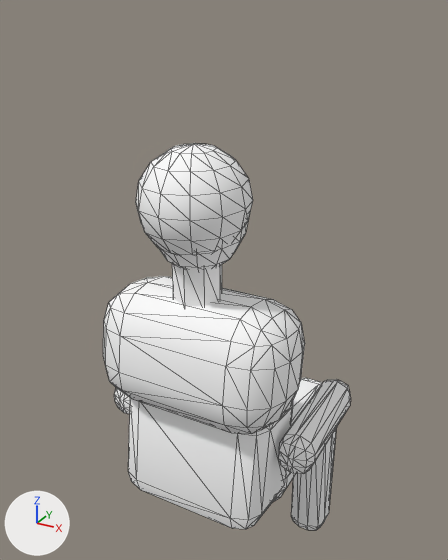
The glTF model public/models/person-a.glb as it was, and as the next commit left it.
Camera for both pictures: a camera (50 mm lens) standing at (0.587, -1.089, 1.515) and looking at (-0.074, 0.112, 0.915). The axes (+X, +Y, +Z) are drawn at lower left. The lights are the same throughout. The older version comes first. Mesh edges are drawn as thin lines. Vertices at exactly the same position are counted once.

Before the edit, the objects in view are built like this:
```python
me_person_a = bpy.data.meshes.new('person-a')
me_person_a.from_pydata(...)  # 676 vertices, 1308 faces; spans x -0.4..0.4, y -0.53..0.53, z -1.0..1.0
me_person_a.materials.append(mat_seat)
ob_person_a = bpy.data.objects.new('person-a', me_person_a)
ob_person_a.location = (0.0, 0.084, 0.656)
ob_person_a.scale = (0.636, 0.636, 0.636)
```
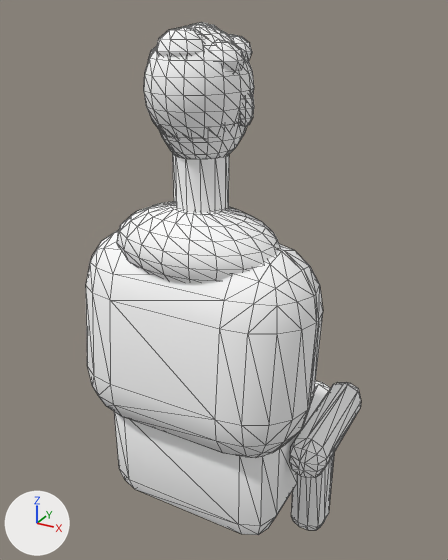
The edits, one by one:
me_person_a is used by ob_person_a; location (0.0, 0.084, 0.656); scale (0.636, 0.636, 0.636).
me_person_a had 676 vertices, 1308 faces and spanned x -0.4..0.4, y -0.53..0.53, z -1.0..1.0.
me_person_a now has 1546 vertices, 3012 faces and spans x -0.38..0.38, y -0.47..0.47, z -1.0..1.0.
me_person_a part 1: a new loose piece, a UV sphere (20 segments, 10 rings, poles along z) spanning x -0.23..0.23, y -0.44..-0.11, z 0.37..0.57, in mat_seat.
me_person_a part 2: the loose piece of 56 vertices spanning x -0.27..0.27, y -0.47..-0.08, z -0.3..0.19 is multiplied about its middle by the matrix ((1.013, 0.0, 0.0), (0.0, 0.857, -0.12), (0.0, 0.115, 0.82)), then moved by (0.0, 0.04, -0.13).
me_person_a part 3: a new loose piece, a 12-sided cylinder along z spanning x -0.07..0.07, y -0.32..-0.18, z 0.48..0.7, in mat_seat.
me_person_a part 4: a new loose piece, a UV sphere (18 segments, 12 rings, poles along z) spanning x -0.11..0.11, y -0.37..-0.1, z 0.67..0.98, in mat_seat.
me_person_a part 5: the loose piece of 56 vertices spanning x -0.4..-0.28, y -0.34..0.14, z -0.06..0.08 is scaled about its middle by 0.863, then moved by (0.01, 0.03, -0.14).
me_person_a part 6: a new loose piece, an icosphere of 80 faces spanning x 0.095..0.13, y -0.26..-0.197, z 0.768..0.86, in mat_seat.
me_person_a part 7: the loose piece of 56 vertices spanning x 0.04..0.28, y -0.27..0.39, z -0.32..-0.11 is scaled about its middle by 0.864, then moved by (-0.02, 0.01, -0.11).
me_person_a part 8: the loose piece of 56 vertices spanning x 0.07..0.24, y 0.34..0.53, z -1.0..-0.31 is scaled about its middle by 0.864, then moved by (-0.02, -0.04, -0.05).
me_person_a part 9: the loose piece of 56 vertices spanning x 0.28..0.4, y -0.34..0.14, z -0.06..0.08 is scaled about its middle by 0.863, then moved by (-0.01, 0.03, -0.14).
me_person_a part 10: a new loose piece, a UV sphere (18 segments, 12 rings, poles along z) spanning x -0.13..0.13, y -0.4..-0.1, z 0.71..1.0, in mat_seat.
me_person_a part 11: a new loose piece, a UV sphere (10 segments, 6 rings, poles along z) spanning x -0.064..0.064, y -0.378..-0.256, z 0.894..0.992, in mat_seat.
me_person_a part 12: a new loose piece, a UV sphere (10 segments, 6 rings, poles along z) spanning x 0.011..0.125, y -0.33..-0.222, z 0.879..0.966, in mat_seat.
me_person_a part 13: a new loose piece, a UV sphere (10 segments, 6 rings, poles along z) spanning x -0.057..0.057, y -0.29..-0.181, z 0.913..1.0, in mat_seat.
me_person_a part 14: the loose piece of 96 vertices spanning x -0.33..0.33, y -0.52..-0.12, z 0.11..0.53 is rebuilt with 152 vertices and now spans x -0.34..0.34, y -0.47..-0.08, z -0.1..0.49.
me_person_a part 15: the loose piece of 16 vertices spanning x -0.08..0.08, y -0.41..-0.26, z 0.51..0.67 is deleted.
me_person_a part 16: 1 vertex moved within x 0.08, y -0.2, z 0.9; 171 vertices removed from x -0.17..0.17, y -0.53..-0.16, z 0.61..1.0; 51 vertices added at x 0.0..0.1, y -0.24..-0.15, z 0.9..0.97.
Other edits to the shape of me_person_a do not show in these pictures.
Object 'person-a' (ob_person_a) moves from (0.0, 0.084, 0.656) to (0.0, 0.073, 0.756).
Object 'person-a' (ob_person_a) is rescaled from (0.636, 0.636, 0.636) to (0.736, 0.736, 0.736).

Location of each change, (x1, y1, x2, y2) in pixels of the pictures (448 x 560 px; the box of a moved part takes in the faces that stretch with it):
'person-a', reshaped, moved, rescaled (11% wider, 32% taller): before (103, 143, 351, 530); after (86, 22, 361, 535)
part 1 of me_person_a, added: after (117, 202, 280, 283)
part 2 of me_person_a, moved or reshaped: before (128, 398, 293, 529); after (114, 411, 300, 535)
part 3 of me_person_a, added: after (173, 153, 229, 213)
part 4 of me_person_a, added: after (160, 121, 247, 159)
part 5 of me_person_a, moved or reshaped (not visible afterwards): before (114, 388, 130, 414)
part 6 of me_person_a, added: after (240, 93, 254, 127)
part 7 of me_person_a, moved or reshaped: before (273, 378, 322, 502); after (301, 381, 331, 430)
part 8 of me_person_a, moved or reshaped: before (291, 429, 336, 530); after (291, 454, 334, 530)
part 9 of me_person_a, moved or reshaped: before (279, 379, 351, 474); after (290, 382, 361, 478)
part 10 of me_person_a, added: after (144, 25, 254, 139)
part 11 of me_person_a, added: after (156, 27, 207, 57)
part 12 of me_person_a, added: after (211, 40, 245, 72)
part 13 of me_person_a, added (mostly hidden): after (189, 22, 220, 30)
part 14 of me_person_a, rebuilt (17% wider, 45% taller): before (103, 276, 305, 433); after (86, 230, 323, 458)
part 15 of me_person_a, deleted: before (172, 264, 222, 307)
part 16 of me_person_a, cut back: before (136, 143, 253, 270); after (229, 34, 252, 60)
